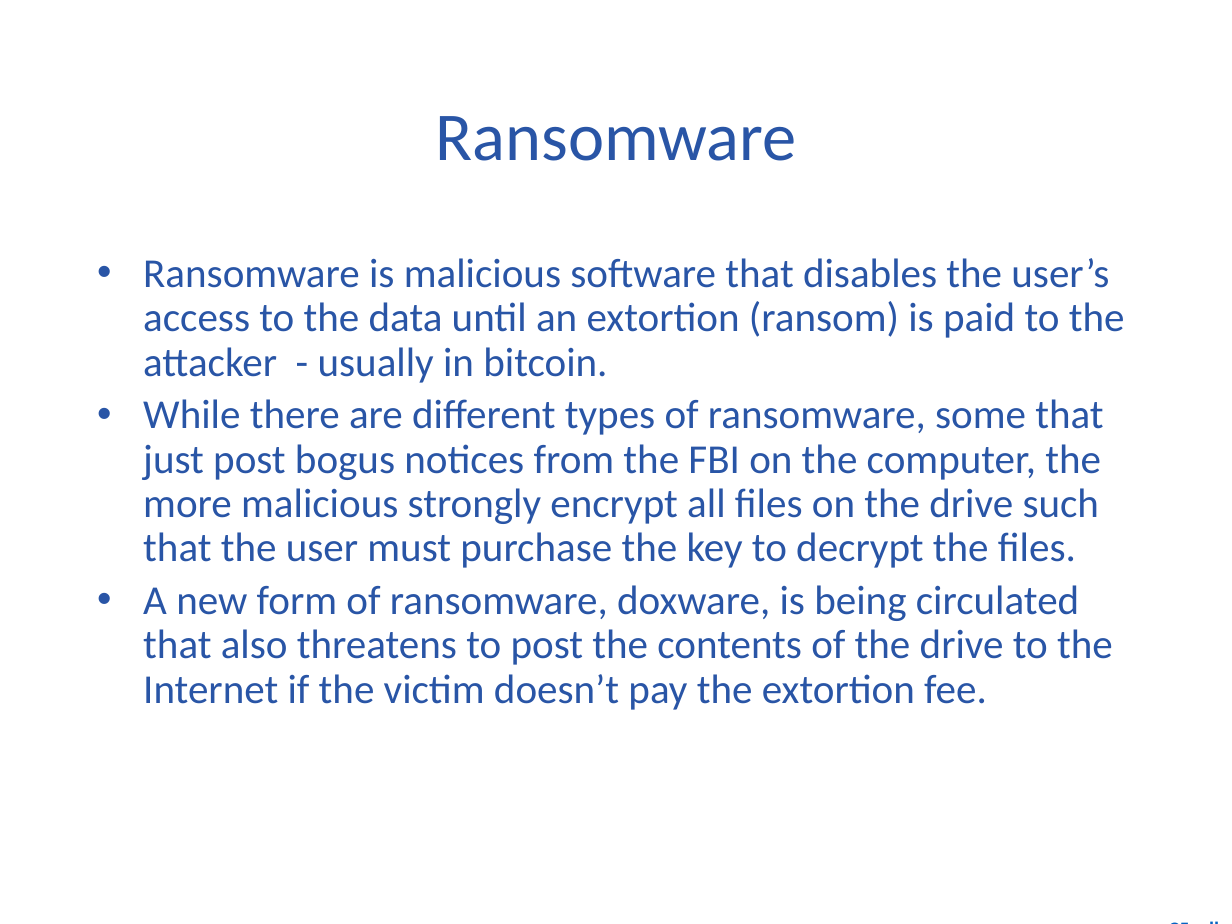
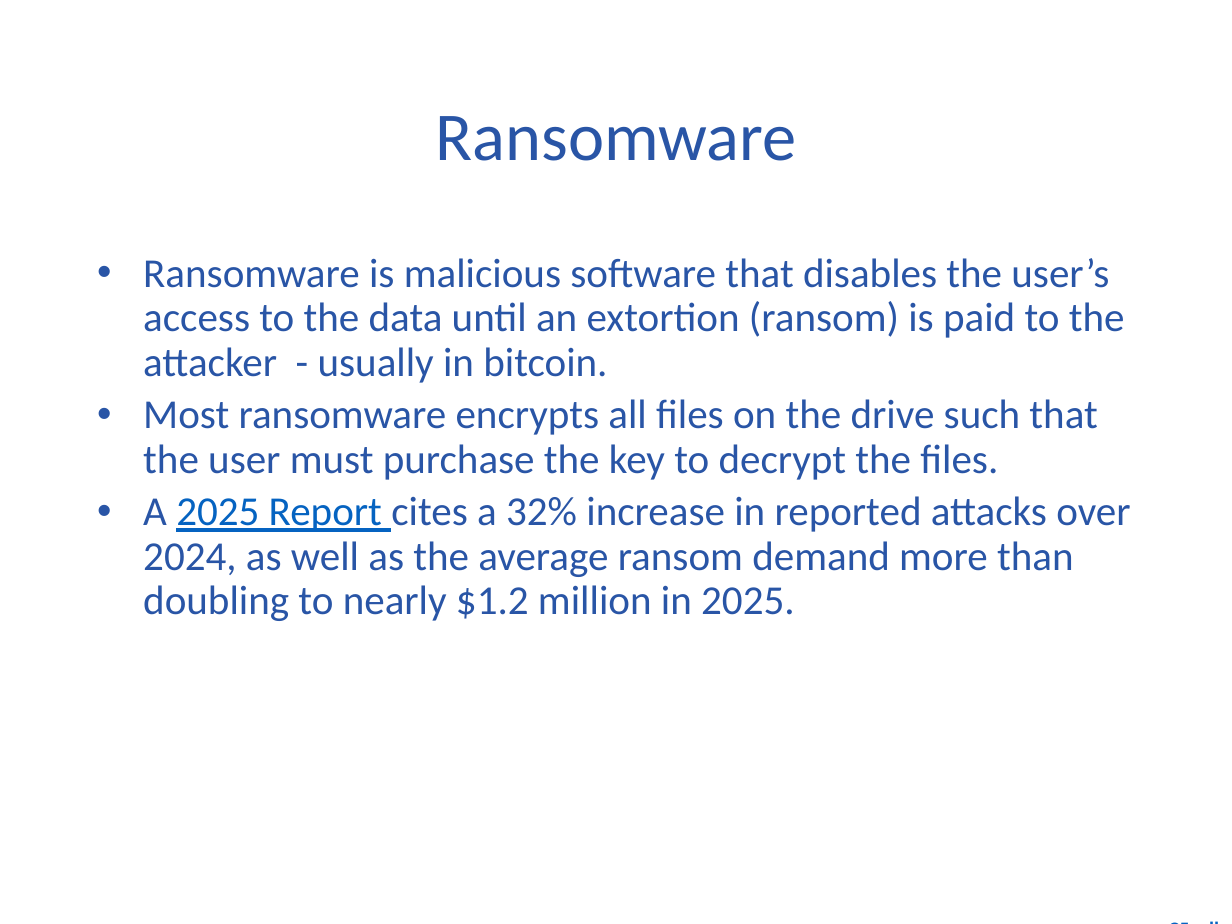
Before and after one commit to diesburg/cs4410_sp26, a slide deck: slide 9 of notes/1_Offensive_Vocabulary.pptx. Drawn at 1232x924 pixels with LibreOffice and Linux fonts; fonts in the diff are those of the drawing; background and template pictures are left out. Boxes give left, top, right and bottom in pixels: in the first picture for what was removed or moved away, otherwise in the second. Text is boxed around its words. In the diff, an @@ line names an element or a change of style, - is before the commit and + after.

```diff
--- a/notes/1_Offensive_Vocabulary.pptx
+++ b/notes/1_Offensive_Vocabulary.pptx
@@ text at [143,399,1130,621]: text changed @@
-• While there are different types of ransomware, some that just post bogus notices from the FBI on the computer, the more malicious strongly encrypt all files on the drive such that the user must purchase the key to decrypt the files.
-• A new form of ransomware, doxware, is being circulated that also threatens to post the contents of the drive to the Internet if the victim doesn’t pay the extortion fee.
+• Most ransomware encrypts all files on the drive such that the user must purchase the key to decrypt the files.
+• A 2025 Report cites a 32% increase in reported attacks over 2024, as well as the average ransom demand more than doubling to nearly $1.2 million in 2025.
```
Also in this commit, not shown: 3 other slides changed, 5 other files.
